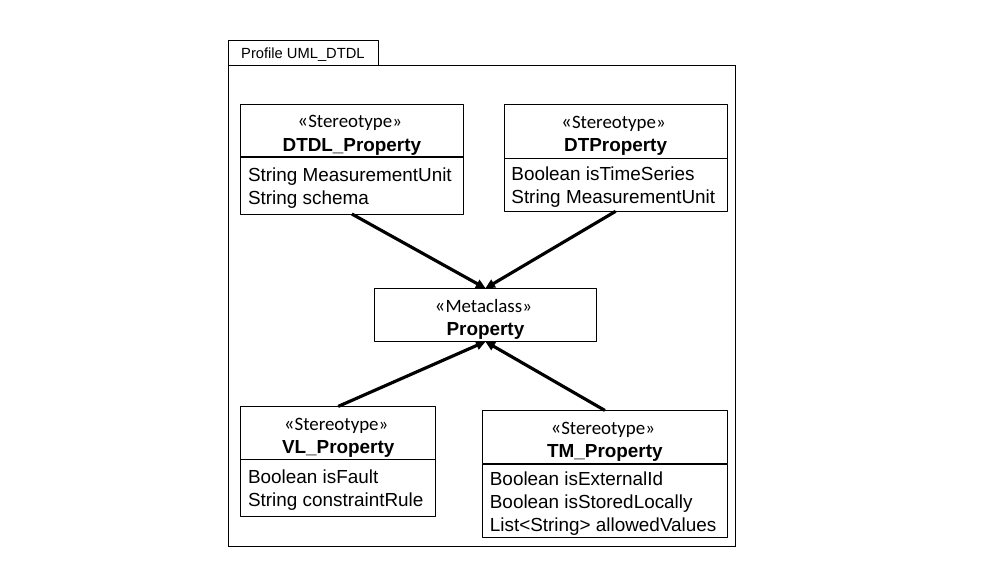
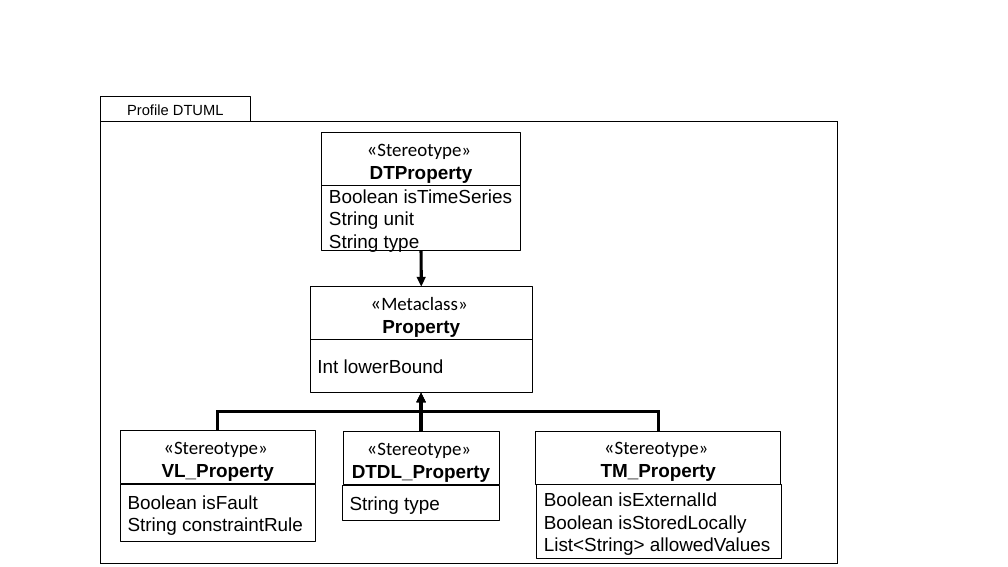
Before and after one commit to derlehner/dt_language_comparison, a slide deck: slide 2 of Figures.pptx. Drawn at 1008x567 pixels with LibreOffice and Linux fonts; fonts in the diff are those of the drawing. Boxes give left, top, right and bottom in pixels: in the first picture for what was removed or moved away, otherwise in the second. Text is boxed around its words. In the diff, an @@ line names an element or a change of style, - is before the commit and + after.

```diff
--- a/Figures.pptx
+++ b/Figures.pptx
@@ rectangle "Profile DTUML": place and size @@
-rectangle "Profile DTUML" at [228,40,379,65]
+rectangle "Profile DTUML" at [101,97,251,122]
@@ text in rectangle at [127,104,224,115]: text changed @@
-Profile UML_DTDL
+Profile DTUML
@@ rectangle: place and size @@
-rectangle at [228,66,737,547]
+rectangle at [101,122,838,563]
@@ rectangle "«Stereotype»": place and size @@
-rectangle "«Stereotype»" at [504,105,727,159]
+rectangle "«Stereotype»" at [321,132,520,186]
@@ rectangle "Boolean isTimeSeries": place and size @@
-rectangle "Boolean isTimeSeries" at [504,158,727,212]
+rectangle "Boolean isTimeSeries" at [321,186,520,250]
@@ text in rectangle at [329,211,420,252]: text changed @@
-String MeasurementUnit
+String unit
+String type
@@ arrow removed from (352, 214) to (485, 288) @@
@@ arrow moved from (616, 212) - (485, 288) to (421, 250) - (421, 287) @@
@@ rectangle "«Metaclass»": place and size @@
-rectangle "«Metaclass»" at [374,288,597,342]
+rectangle "«Metaclass»" at [310,287,532,340]
@@ rectangle added at [310,340,532,393], outline #000000 0.75 pt, 18 pt, text #000000 @@
+Int lowerBound
@@ arrow removed from (338, 407) to (485, 342) @@
@@ elbow arrow added from (218, 430) to (421, 393), #000000 3 pt @@
@@ arrow moved from (605, 411) - (485, 342) to (421, 432) - (421, 393) @@
@@ elbow arrow added from (659, 431) to (421, 393), #000000 3 pt @@
@@ rectangle "«Stereotype»": place and size @@
-rectangle "«Stereotype»" at [240,407,436,461]
+rectangle "«Stereotype»" at [120,430,315,484]
@@ rectangle "«Stereotype»": place and size @@
-rectangle "«Stereotype»" at [240,104,463,158]
+rectangle "«Stereotype»" at [343,432,500,485]
@@ rectangle "«Stereotype»": place and size @@
-rectangle "«Stereotype»" at [482,411,727,464]
+rectangle "«Stereotype»" at [536,431,781,485]
@@ rectangle "Boolean isFault": place and size @@
-rectangle "Boolean isFault" at [240,459,436,516]
+rectangle "Boolean isFault" at [120,485,315,542]
@@ rectangle "String type": place and size @@
-rectangle "String type" at [240,157,463,214]
+rectangle "String type" at [343,485,500,520]
@@ text in rectangle at [350,496,440,514]: text changed @@
-String MeasurementUnit
-String schema
+String type
@@ rectangle "Boolean isExternalId": place and size @@
-rectangle "Boolean isExternalId" at [482,464,727,538]
+rectangle "Boolean isExternalId" at [537,485,782,558]
```
Also in this commit, not shown: 4 other slides changed, 1 other file.
